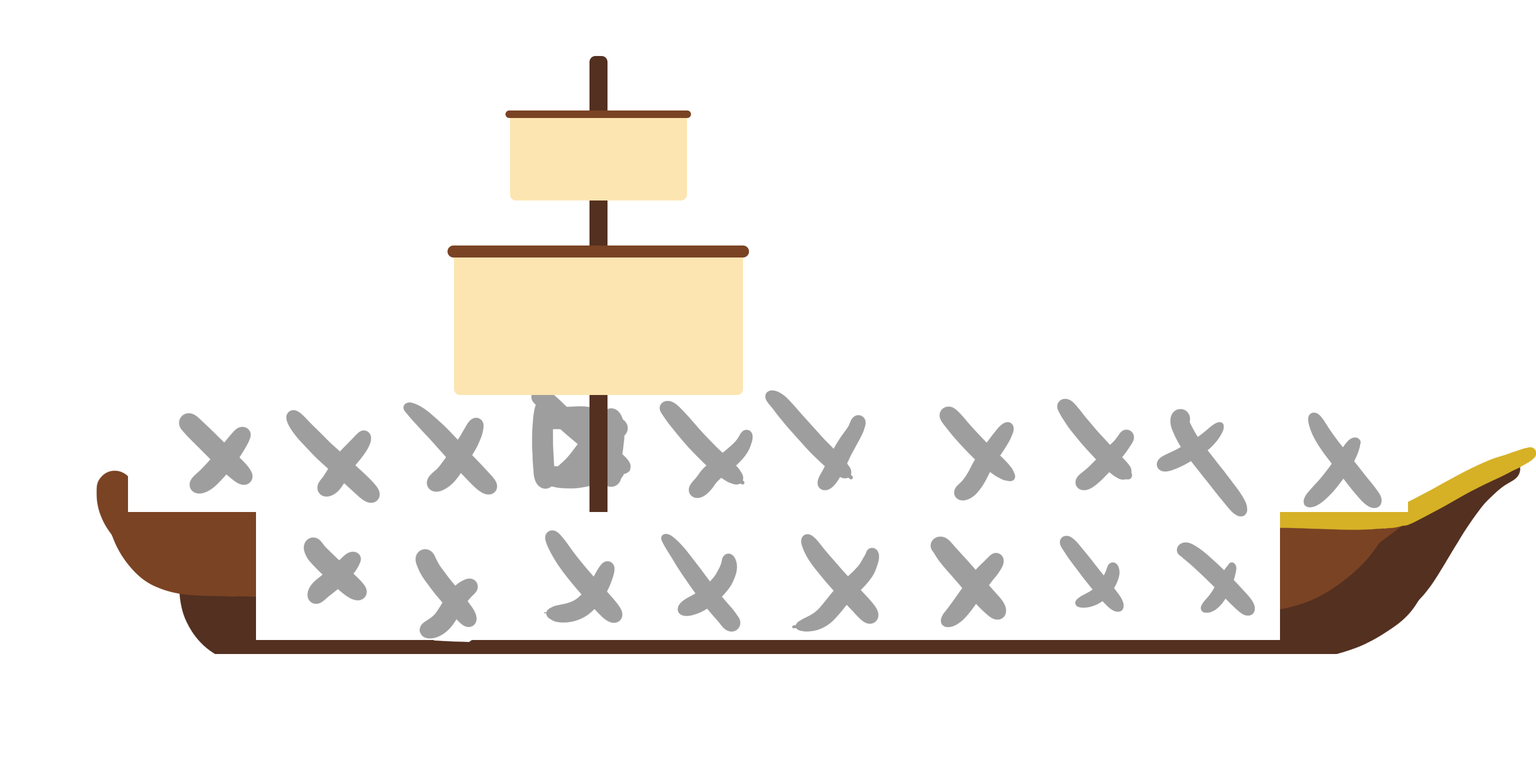
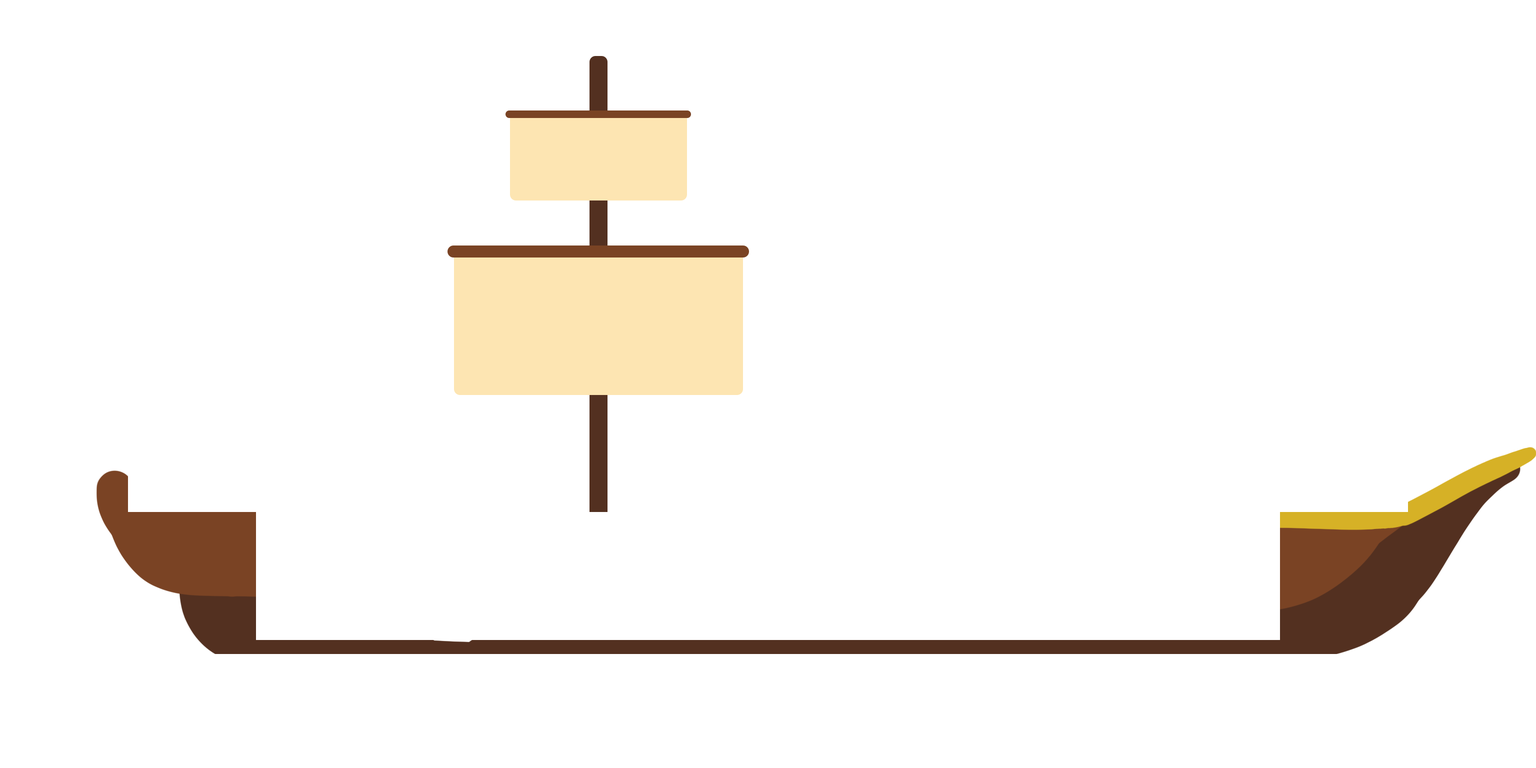
Layers edited between the first and the second (1536, 768) image:
hid "Layer 2" over [178, 389, 1382, 639]
